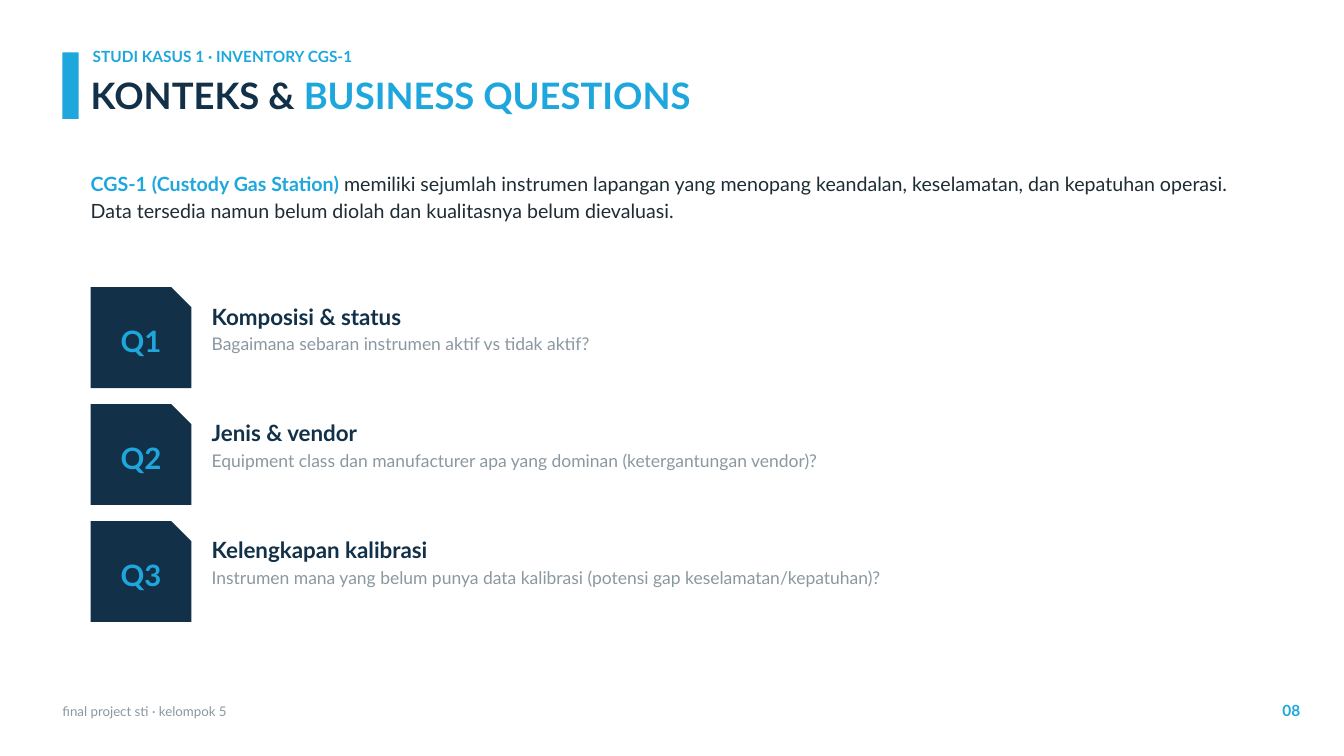
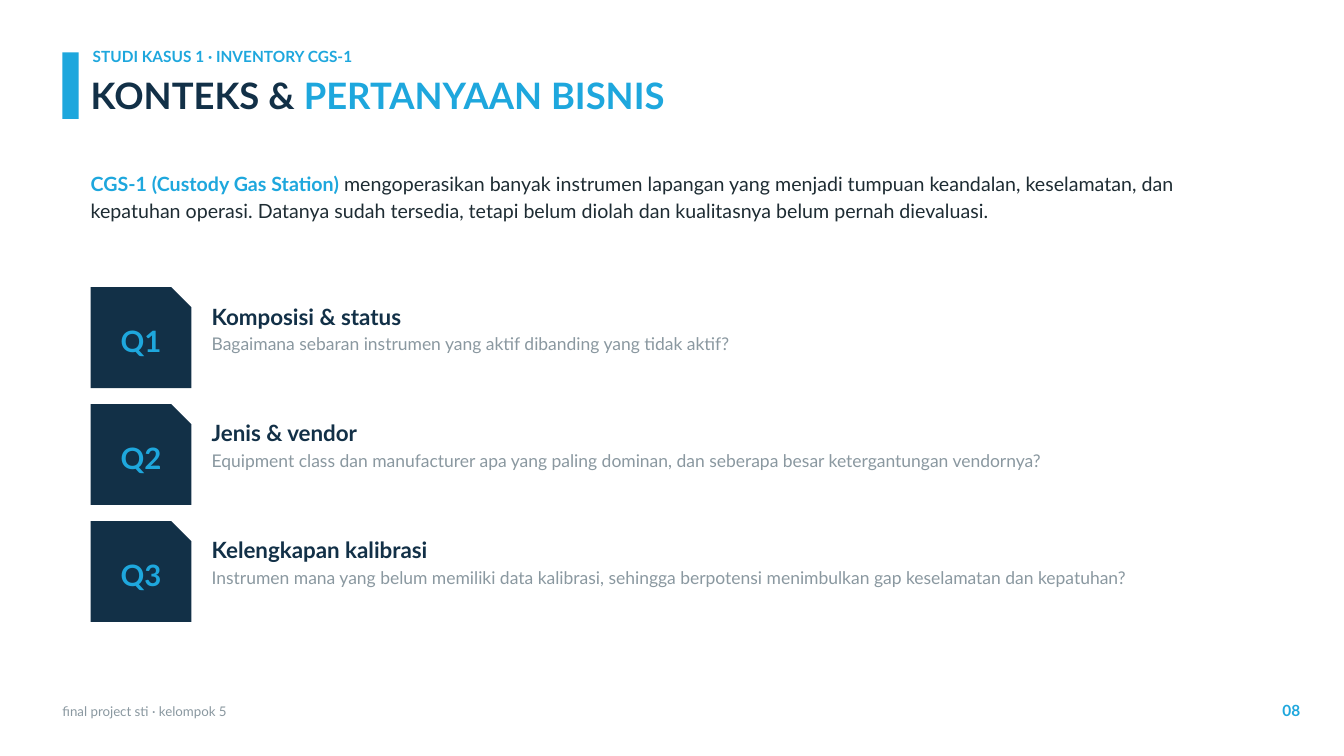
Before and after one commit to sianida26/sti-final-project-kel5, a slide deck: slide 8 of Final-Project-STI-Kel5-Presentation.pptx. Drawn at 1344x756 pixels with LibreOffice and Linux fonts; fonts in the diff are those of the drawing; background and template pictures are left out. Boxes give left, top, right and bottom in pixels: in the first picture for what was removed or moved away, otherwise in the second. Text is boxed around its words. In the diff, an @@ line names an element or a change of style, - is before the commit and + after.

```diff
--- a/Final-Project-STI-Kel5-Presentation.pptx
+++ b/Final-Project-STI-Kel5-Presentation.pptx
@@ text at [91,82,665,110]: text changed @@
-KONTEKS & BUSINESS QUESTIONS
+KONTEKS & PERTANYAAN BISNIS
@@ text at [91,176,1174,222]: text changed @@
-CGS-1 (Custody Gas Station) memiliki sejumlah instrumen lapangan yang menopang keandalan, keselamatan, dan kepatuhan operasi. Data tersedia namun belum diolah dan kualitasnya belum dievaluasi.
+CGS-1 (Custody Gas Station) mengoperasikan banyak instrumen lapangan yang menjadi tumpuan keandalan, keselamatan, dan kepatuhan operasi. Datanya sudah tersedia, tetapi belum diolah dan kualitasnya belum pernah dievaluasi.
@@ text at [212,337,729,353]: text changed @@
-Bagaimana sebaran instrumen aktif vs tidak aktif?
+Bagaimana sebaran instrumen yang aktif dibanding yang tidak aktif?
@@ text at [212,454,1041,470]: text changed @@
-Equipment class dan manufacturer apa yang dominan (ketergantungan vendor)?
+Equipment class dan manufacturer apa yang paling dominan, dan seberapa besar ketergantungan vendornya?
@@ text at [212,571,1126,587]: text changed @@
-Instrumen mana yang belum punya data kalibrasi (potensi gap keselamatan/kepatuhan)?
+Instrumen mana yang belum memiliki data kalibrasi, sehingga berpotensi menimbulkan gap keselamatan dan kepatuhan?
```
Also in this commit, not shown: 12 other slides changed, 3 other files.
